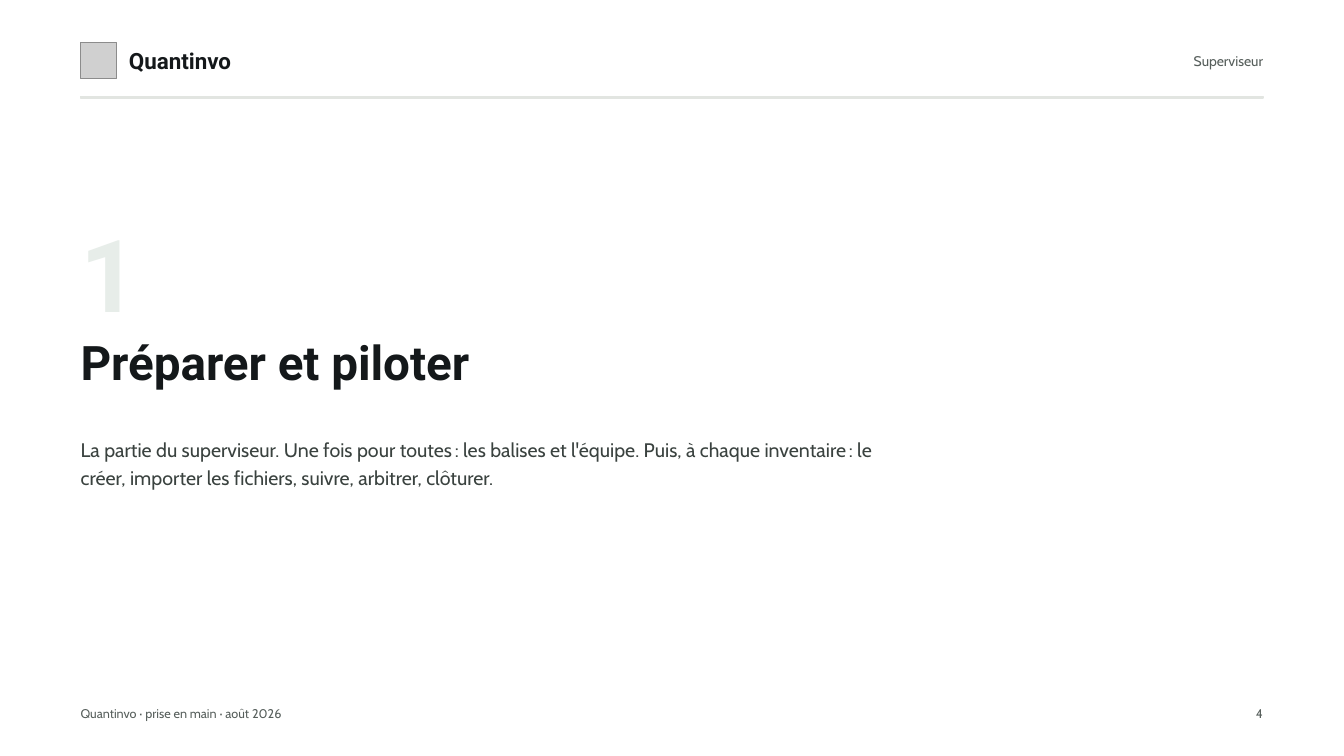
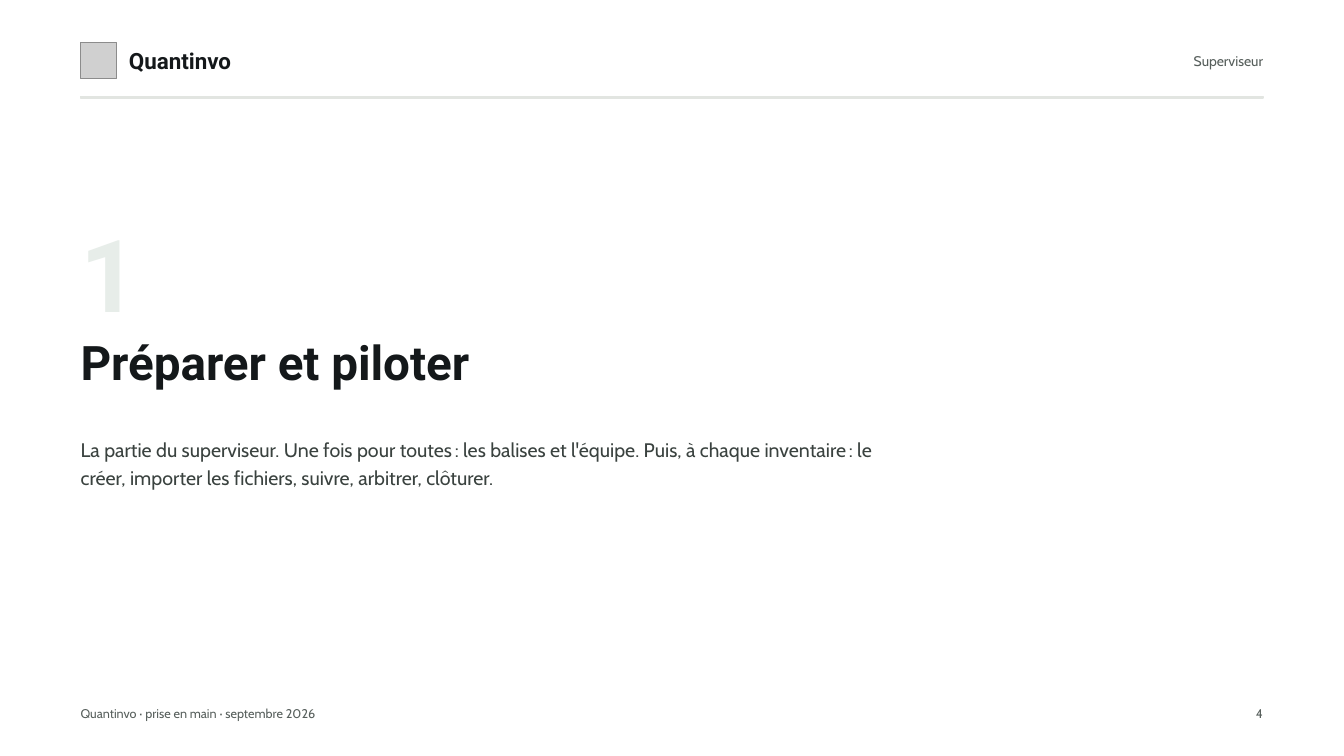
Before and after one commit to devkaylab/Inventaire, a slide deck: slide 4 of docs/entreprise/deck/Quantinvo-prise-en-main-marque.pptx. Drawn at 1344x756 pixels with LibreOffice and Linux fonts; fonts in the diff are those of the drawing; grey boxes stand for pictures. Boxes give left, top, right and bottom in pixels: in the first picture for what was removed or moved away, otherwise in the second. Text is boxed around its words. In the diff, an @@ line names an element or a change of style, - is before the commit and + after.

Commit message:
La vingt-deuxième capture est prise, et le guide du site passe à Ardoise
`balise-terminee` — la célébration « Première balise terminée » — était le
seul écran d'avant Ardoise. Elle ne se déclenche qu'après une ouverture
matérialisée, donc après un vrai comptage : la passe du 9 septembre s'y était
refusée, Julien a donné le feu vert.

Douze pièces sur trois références écrites sur la balise 1018 de « Rayon
textile », puis défaites par les gestes du produit — « Recompter à zéro »
(qui efface les lignes) PUIS « Annuler le comptage » (qui rend la balise à
« pending », ce que le premier ne fait pas). État contrôlé identique à
l'avant : 52 balises à faire, 12 comptées, 6 auditées, 72 comptages,
23 articles.

Au passage : les treize captures du guide `/outils/prise-en-main` du site
étaient restées celles du 2 septembre, en indigo — la passe du 9 n'avait mis
à jour que le deck. Elles sont alignées, et `CAPTURES_LE` avec elles. Et le
pied du deck de prise en main annonçait « août 2026 » sur un document qui
porte les captures d'aujourd'hui.

```diff
--- a/docs/entreprise/deck/Quantinvo-prise-en-main-marque.pptx
+++ b/docs/entreprise/deck/Quantinvo-prise-en-main-marque.pptx
@@ text at (81,708,315,721): text changed @@
-Quantinvo · prise en main · août 2026
+Quantinvo · prise en main · septembre 2026
```
Also in this commit, not shown: 17 other slides changed, 19 other files.
